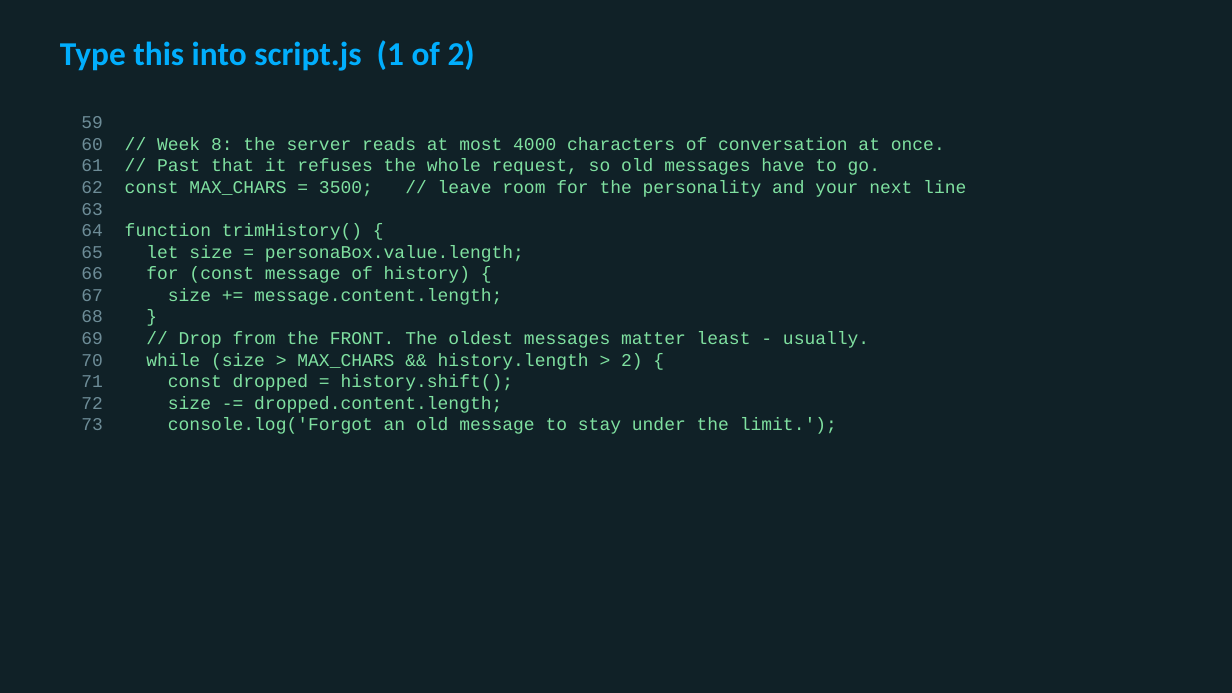
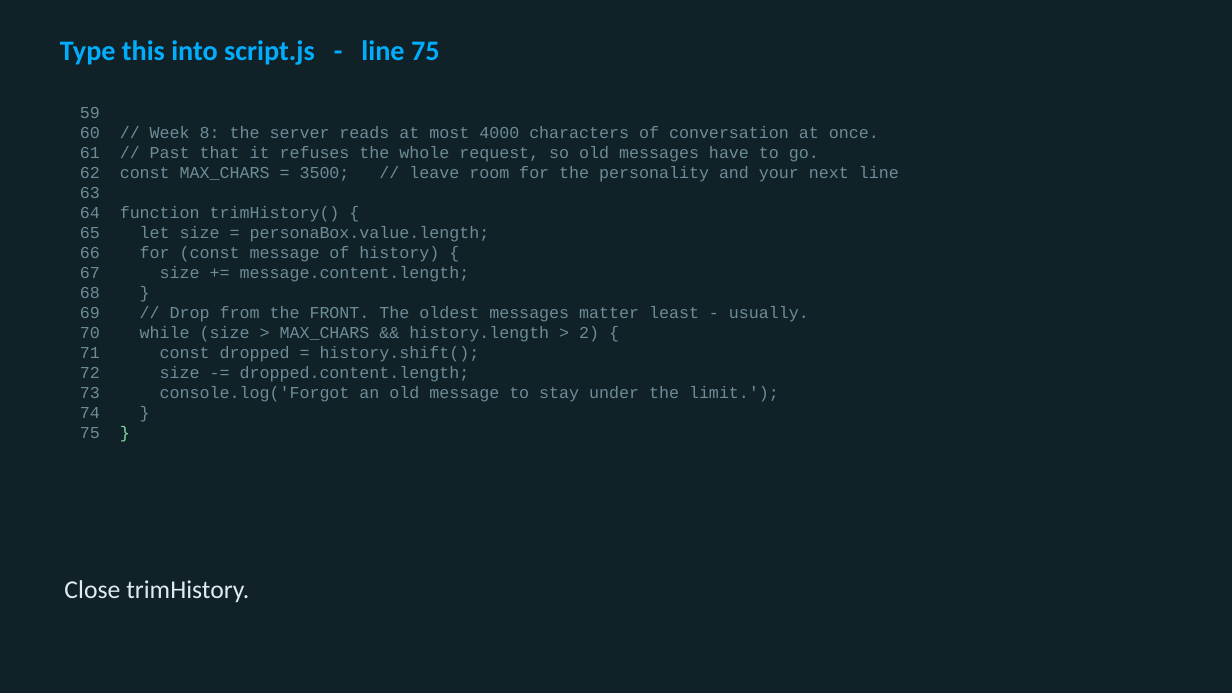
Before and after one commit to utgapps/utgapps.github.io, a slide deck: slide 22 of ai101/slides/week-08.pptx (slide 10 before the commit). Drawn at 1232x693 pixels with LibreOffice and Linux fonts; fonts in the diff are those of the drawing. Boxes give left, top, right and bottom in pixels: in the first picture for what was removed or moved away, otherwise in the second. Text is boxed around its words. In the diff, an @@ line names an element or a change of style, - is before the commit and + after.

```diff
--- a/ai101/slides/week-08.pptx
+++ b/ai101/slides/week-08.pptx
@@ text at (60,40,440,65): text changed; size 26 to 22 pt @@
-Type this into script.js (1 of 2)
+Type this into script.js - line 75
@@ text at (80,107,899,402): paragraphs added @@
+74 }
+75 }
@@ text "59": place and size @@
-text "59" at (81,116,966,434)
+text "59" at (80,107,899,402)
@@ text at (80,107,899,402): size 14 to 13 pt, text colour #7FE0A0 to #6D8C97 @@
@@ text added at (64,580,249,602), 20 pt, text #DCECEF @@
+Close trimHistory.
```
Also in this commit, not shown: 1 other slide changed, 18 slides added, 3 slides removed, 19 other files.
